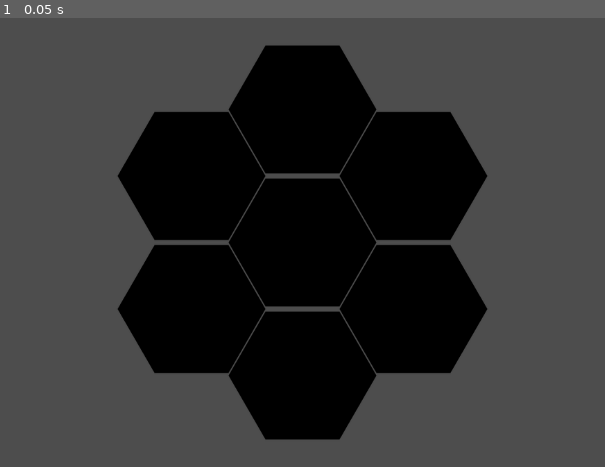
Above: before the commit, frame 1.
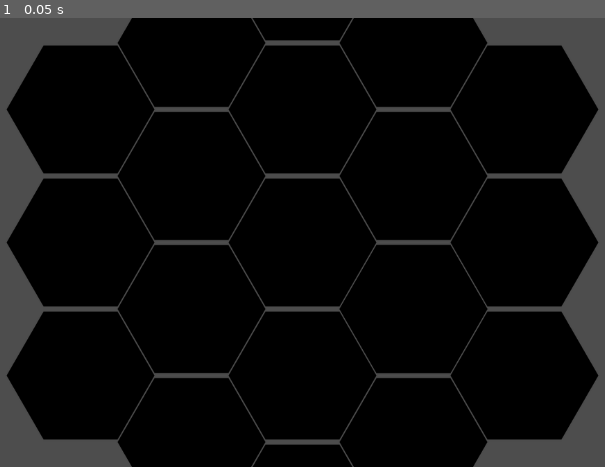
Above: after the commit, the same moment.

Repository: ima-cow/Godot-Testing
Game: Godot game, scene res://scenes/game.tscn
Same seed, same stepped clock (60 frames per second), same inputs: the game is played once before the commit and once after it.
Inputs:
- Up to frame 1 (0.05 s): no input

The runs differ from the first frame. In frame 1, 49% of the frame differs, in the area x 1-99%, y 0-100%.

Commit message:
Added more hexs

Diff:
--- a/scenes/game.tscn
+++ b/scenes/game.tscn
@@ -21,11 +21,6 @@
 texture = ExtResource("1_yqjtg")
 script = ExtResource("1_uwrxv")
 
-[node name="Hex2" type="Sprite2D" parent="HexGrid/Hex2"]
-position = Vector2(-160, -96)
-texture = ExtResource("1_yqjtg")
-script = ExtResource("1_uwrxv")
-
 [node name="Hex3" type="Sprite2D" parent="HexGrid"]
 position = Vector2(-160, 96)
 texture = ExtResource("1_yqjtg")
@@ -45,3 +40,72 @@
 position = Vector2(-160, -96)
 texture = ExtResource("1_yqjtg")
 script = ExtResource("1_uwrxv")
+
+[node name="Hex7" type="Sprite2D" parent="HexGrid"]
+texture = ExtResource("1_yqjtg")
+script = ExtResource("1_uwrxv")
+
+[node name="Hex8" type="Sprite2D" parent="HexGrid"]
+position = Vector2(320, 192)
+texture = ExtResource("1_yqjtg")
+script = ExtResource("1_uwrxv")
+
+[node name="Hex9" type="Sprite2D" parent="HexGrid"]
+position = Vector2(320, -192)
+texture = ExtResource("1_yqjtg")
+script = ExtResource("1_uwrxv")
+
+[node name="Hex10" type="Sprite2D" parent="HexGrid"]
+position = Vector2(0, -384)
+texture = ExtResource("1_yqjtg")
+script = ExtResource("1_uwrxv")
+
+[node name="Hex11" type="Sprite2D" parent="HexGrid"]
+position = Vector2(160, 96)
+texture = ExtResource("1_yqjtg")
+script = ExtResource("1_uwrxv")
+
+[node name="Hex12" type="Sprite2D" parent="HexGrid"]
+position = Vector2(320, 0)
+texture = ExtResource("1_yqjtg")
+script = ExtResource("1_uwrxv")
+
+[node name="Hex13" type="Sprite2D" parent="HexGrid"]
+position = Vector2(-160, -288)
+texture = ExtResource("1_yqjtg")
+script = ExtResource("1_uwrxv")
+
+[node name="Hex14" type="Sprite2D" parent="HexGrid"]
+position = Vector2(160, 288)
+texture = ExtResource("1_yqjtg")
+script = ExtResource("1_uwrxv")
+
+[node name="Hex15" type="Sprite2D" parent="HexGrid"]
+position = Vector2(160, -288)
+texture = ExtResource("1_yqjtg")
+script = ExtResource("1_uwrxv")
+
+[node name="Hex16" type="Sprite2D" parent="HexGrid"]
+position = Vector2(-160, 288)
+texture = ExtResource("1_yqjtg")
+script = ExtResource("1_uwrxv")
+
+[node name="Hex17" type="Sprite2D" parent="HexGrid"]
+position = Vector2(0, 384)
+texture = ExtResource("1_yqjtg")
+script = ExtResource("1_uwrxv")
+
+[node name="Hex18" type="Sprite2D" parent="HexGrid"]
+position = Vector2(-320, 192)
+texture = ExtResource("1_yqjtg")
+script = ExtResource("1_uwrxv")
+
+[node name="Hex19" type="Sprite2D" parent="HexGrid"]
+position = Vector2(-320, -192)
+texture = ExtResource("1_yqjtg")
+script = ExtResource("1_uwrxv")
+
+[node name="Hex20" type="Sprite2D" parent="HexGrid"]
+position = Vector2(-320, 0)
+texture = ExtResource("1_yqjtg")
+script = ExtResource("1_uwrxv")
--- a/scripts/hex.gd
+++ b/scripts/hex.gd
@@ -5,5 +5,4 @@
 
 func _input(event):
 	if event.is_action_pressed("click") and is_pixel_opaque(get_local_mouse_position()):
-		print("clicked!")
 		emit_signal("lineModeOn")
